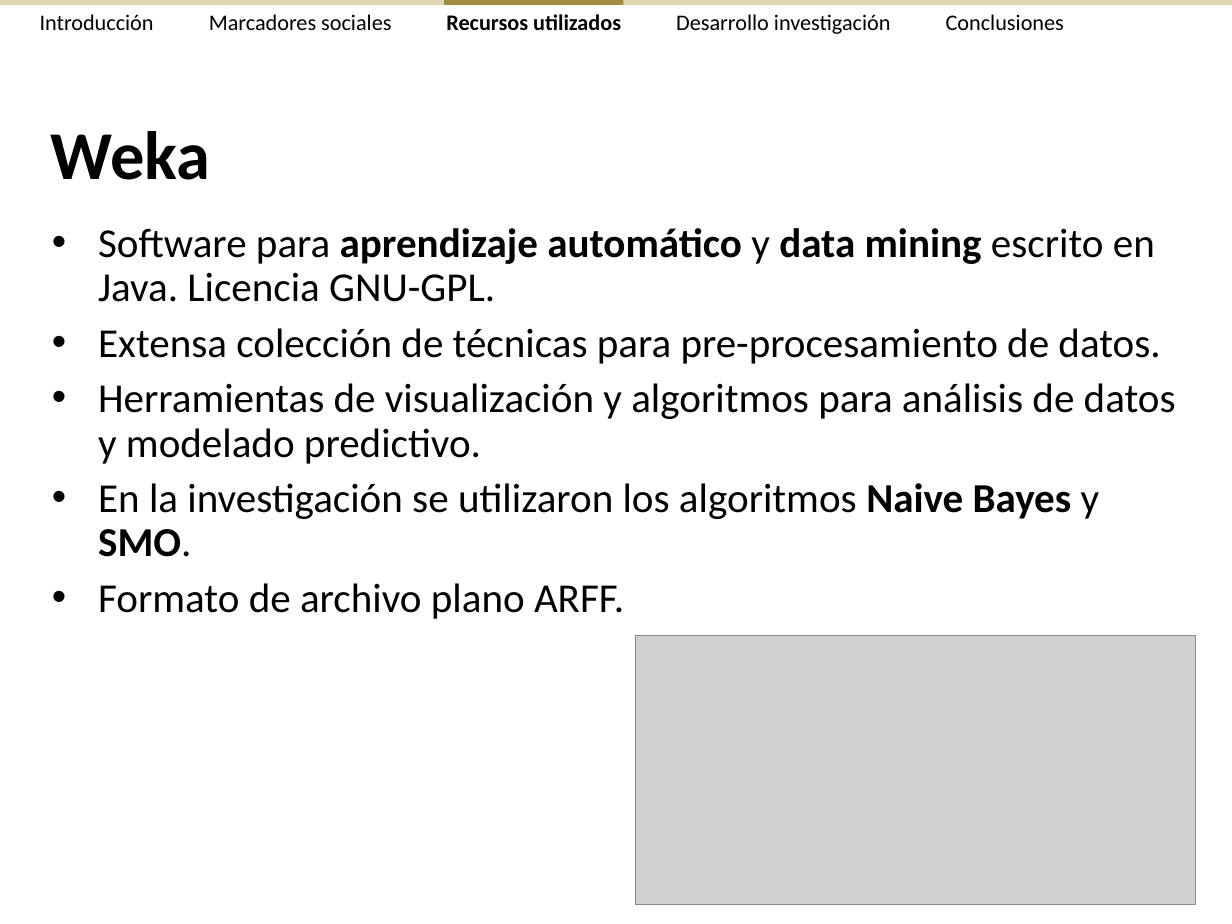
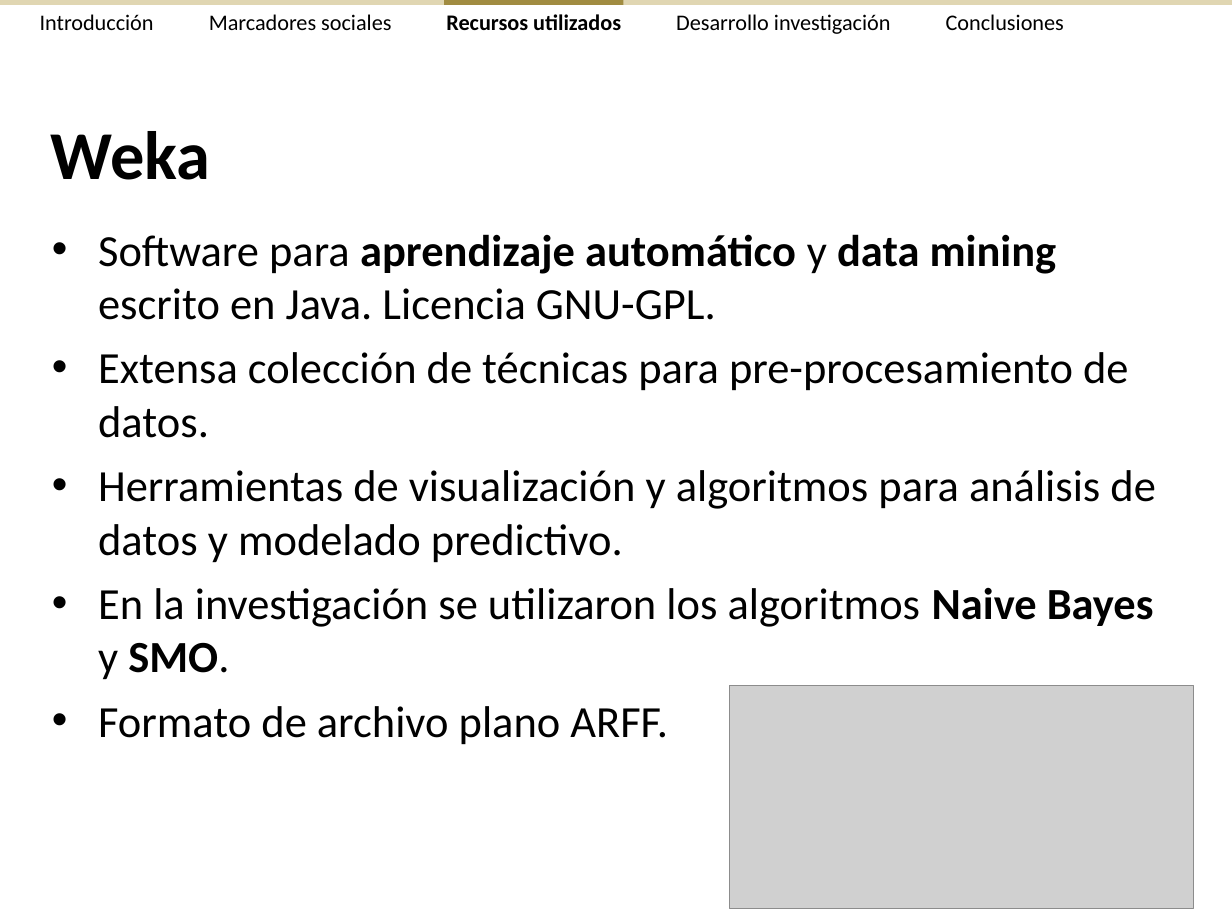
Before and after one commit to ak907kenai/nicotournetesis, a slide deck: slide 17 of docs_trunk/Presentación/Nicolás Tourné - Presentación Tesis (v2.3).ppt (slide 16 before the commit). Drawn at 1232x924 pixels with LibreOffice and Linux fonts; fonts in the diff are those of the drawing; grey boxes stand for pictures. Boxes give left, top, right and bottom in pixels: in the first picture for what was removed or moved away, otherwise in the second. Text is boxed around its words. In the diff, an @@ line names an element or a change of style, - is before the commit and + after.

```diff
--- a/docs_trunk/Presentación/Nicolás Tourné - Presentación Tesis (v2.3).ppt
+++ b/docs_trunk/Presentación/Nicolás Tourné - Presentación Tesis (v2.3).ppt
@@ text "Software para aprendizaje automático y ..." at [98, 234, 1155, 745]: size 24.1 to 26 pt; line spacing 0.9 to 1 @@
@@ picture: place and size @@
-picture at [636, 636, 1196, 906]
+picture at [729, 685, 1194, 908]
```
Also in this commit, not shown: 15 other slides changed, 1 slide added, 1 other file.
